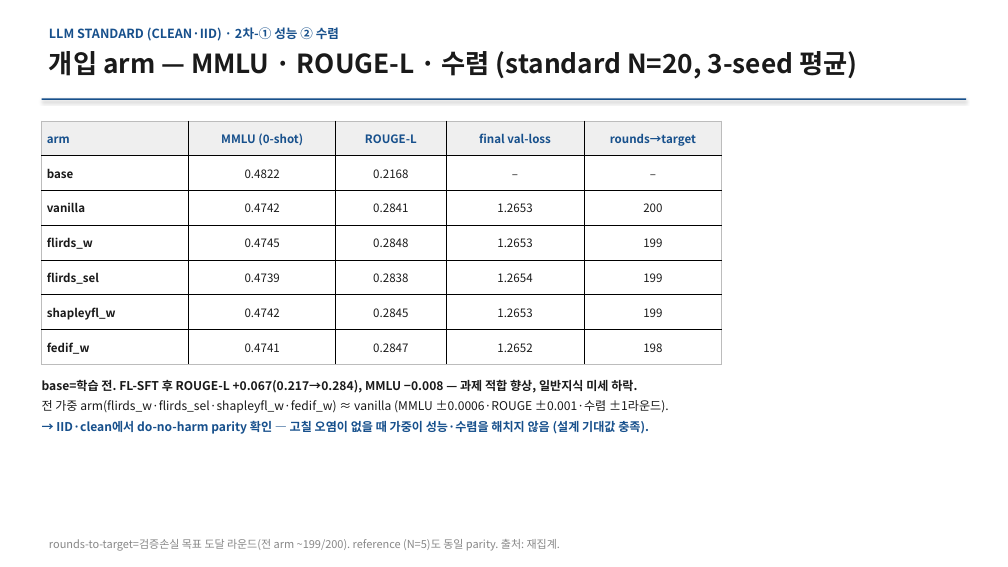
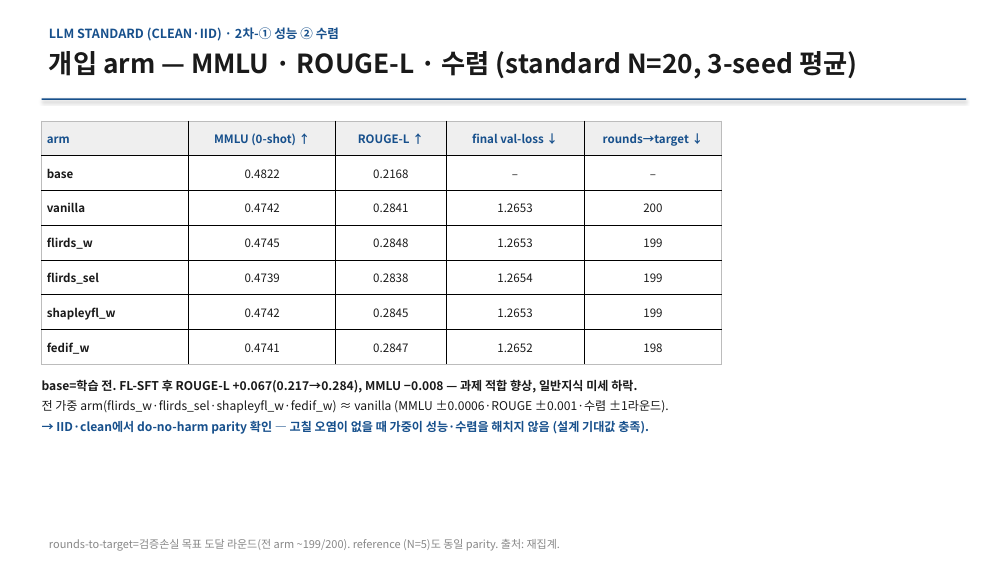
Before and after one commit to YongheeChoi/flirds, a slide deck: slide 15 of research-wiki/presentations/2026-06-results-report/flirds-results-2026-06.pptx. Drawn at 1008x567 pixels with LibreOffice and Linux fonts; fonts in the diff are those of the drawing. Boxes give left, top, right and bottom in pixels: in the first picture for what was removed or moved away, otherwise in the second. Text is boxed around its words. In the diff, an @@ line names an element or a change of style, - is before the commit and + after.

```diff
--- a/research-wiki/presentations/2026-06-results-report/flirds-results-2026-06.pptx
+++ b/research-wiki/presentations/2026-06-results-report/flirds-results-2026-06.pptx
@@ table at (42, 121, 722, 364) @@
-row 1: arm | MMLU (0-shot) | ROUGE-L | final val-loss | rounds→target
+row 1: arm | MMLU (0-shot) ↑ | ROUGE-L ↑ | final val-loss ↓ | rounds→target ↓
```
Also in this commit, not shown: 8 other slides changed, 11 other files.
